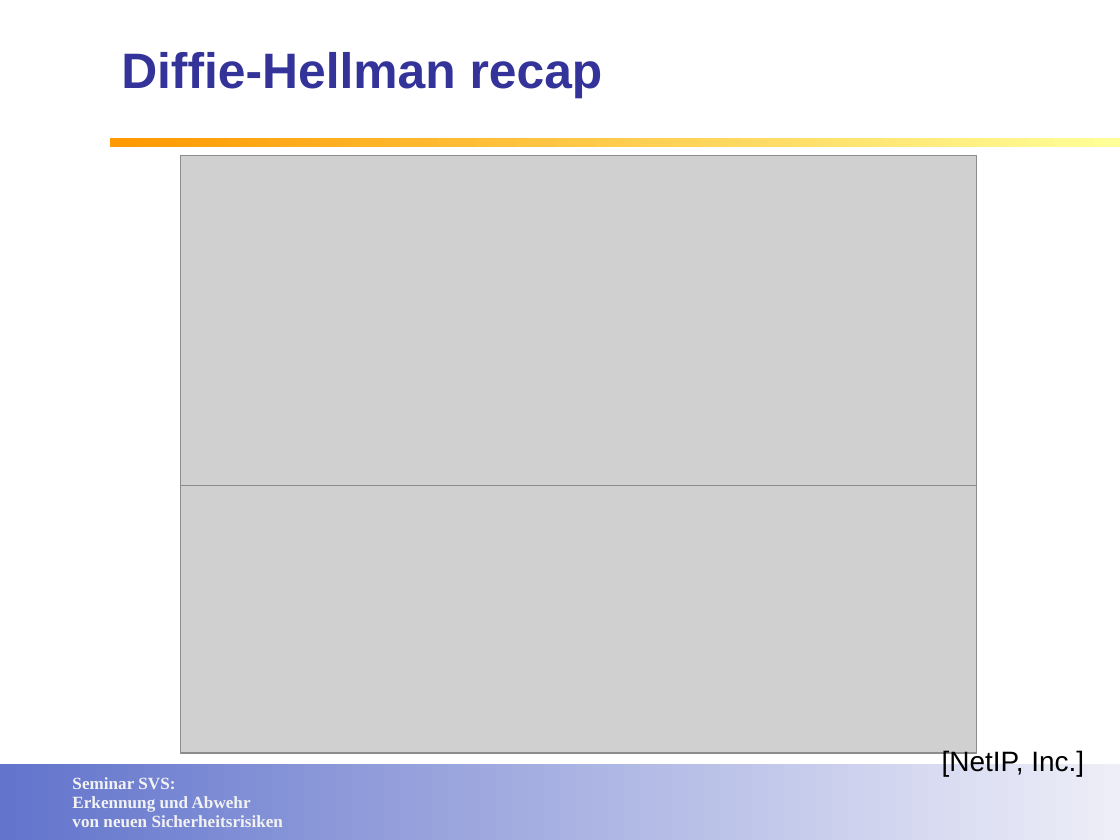
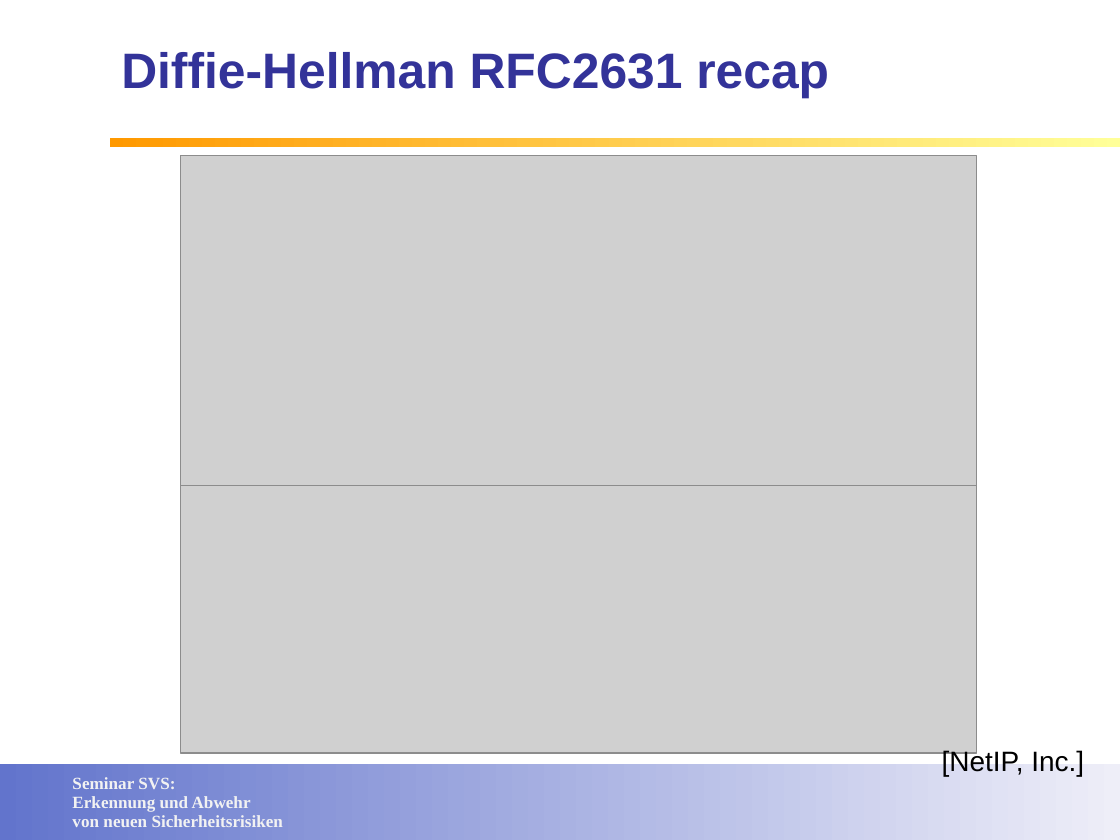
Before and after one commit to lemmy/SecuredSLP, a slide deck: slide 16 of doc/Service Discovery in open networks.ppt. Drawn at 1120x840 pixels with LibreOffice and Linux fonts; fonts in the diff are those of the drawing; grey boxes stand for pictures; background and template pictures are left out. Boxes give left, top, right and bottom in pixels: in the first picture for what was removed or moved away, otherwise in the second. Text is boxed around its words. In the diff, an @@ line names an element or a change of style, - is before the commit and + after.

```diff
--- a/doc/Service Discovery in open networks.ppt
+++ b/doc/Service Discovery in open networks.ppt
@@ title at (x1=121, y1=52, x2=829, y2=98): text changed @@
-Diffie-Hellman recap
+Diffie-Hellman RFC2631 recap
```
Also in this commit, not shown: 5 other slides changed, 5 slides added, 2 slides removed.
